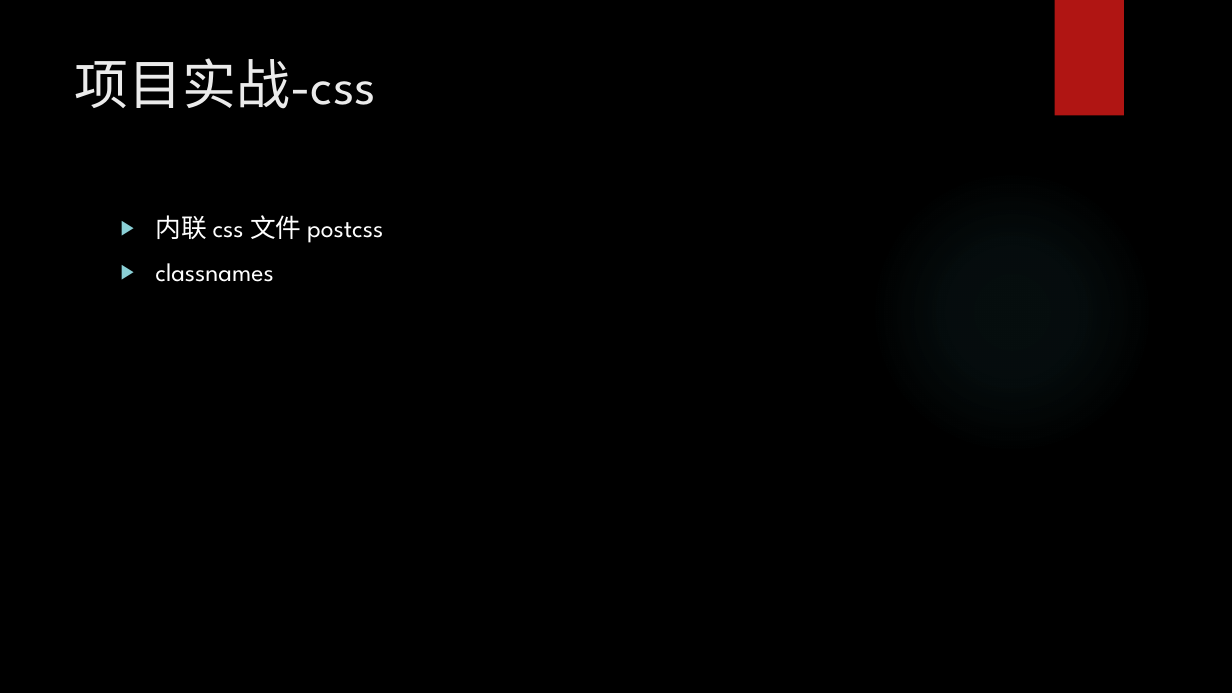
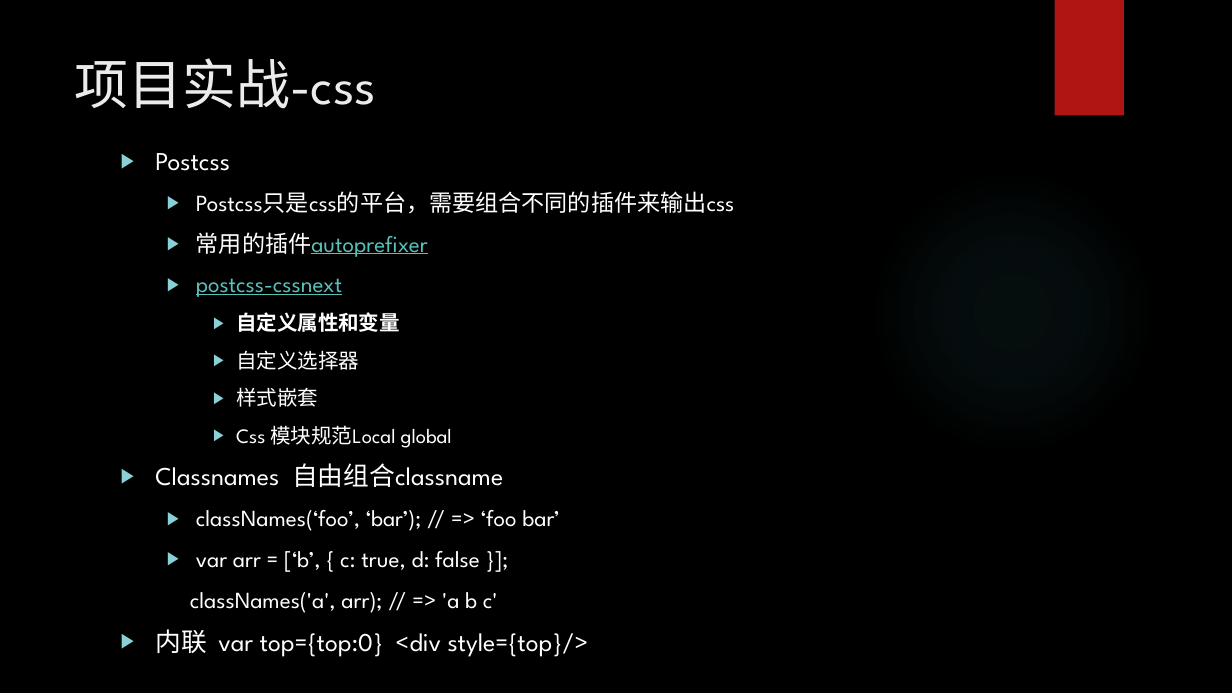
Before and after one commit to hufeng/plume2-starter, a slide deck: slide 12 of docs/plume2-starter项目实战.pptx. Drawn at 1232x693 pixels with LibreOffice and Linux fonts; fonts in the diff are those of the drawing; background and template pictures are left out. Boxes give left, top, right and bottom in pixels: in the first picture for what was removed or moved away, otherwise in the second. Text is boxed around its words. In the diff, an @@ line names an element or a change of style, - is before the commit and + after.

```diff
--- a/docs/plume2-starter项目实战.pptx
+++ b/docs/plume2-starter项目实战.pptx
@@ text at box(155, 153, 735, 657): text changed; size 20 to 18 pt @@
-▶ 内联 css 文件 postcss
-▶ classnames
+▶ Postcss
+  ▶ Postcss只是css的平台，需要组合不同的插件来输出css
+  ▶ 常用的插件autoprefixer
+  ▶ postcss-cssnext
+    ▶ 自定义属性和变量
+    ▶ 自定义选择器
+    ▶ 样式嵌套
+    ▶ Css 模块规范Local global
+▶ Classnames 自由组合classname
+  ▶ classNames(‘foo’, ‘bar’); // => ‘foo bar’
+  ▶ var arr = [‘b’, { c: true, d: false }];
+  classNames('a', arr); // => 'a b c'
+▶ 内联 var top={top:0} <div style={top}/>
```
Also in this commit, not shown: 5 other slides changed, 1 slide added, 2 other files.
